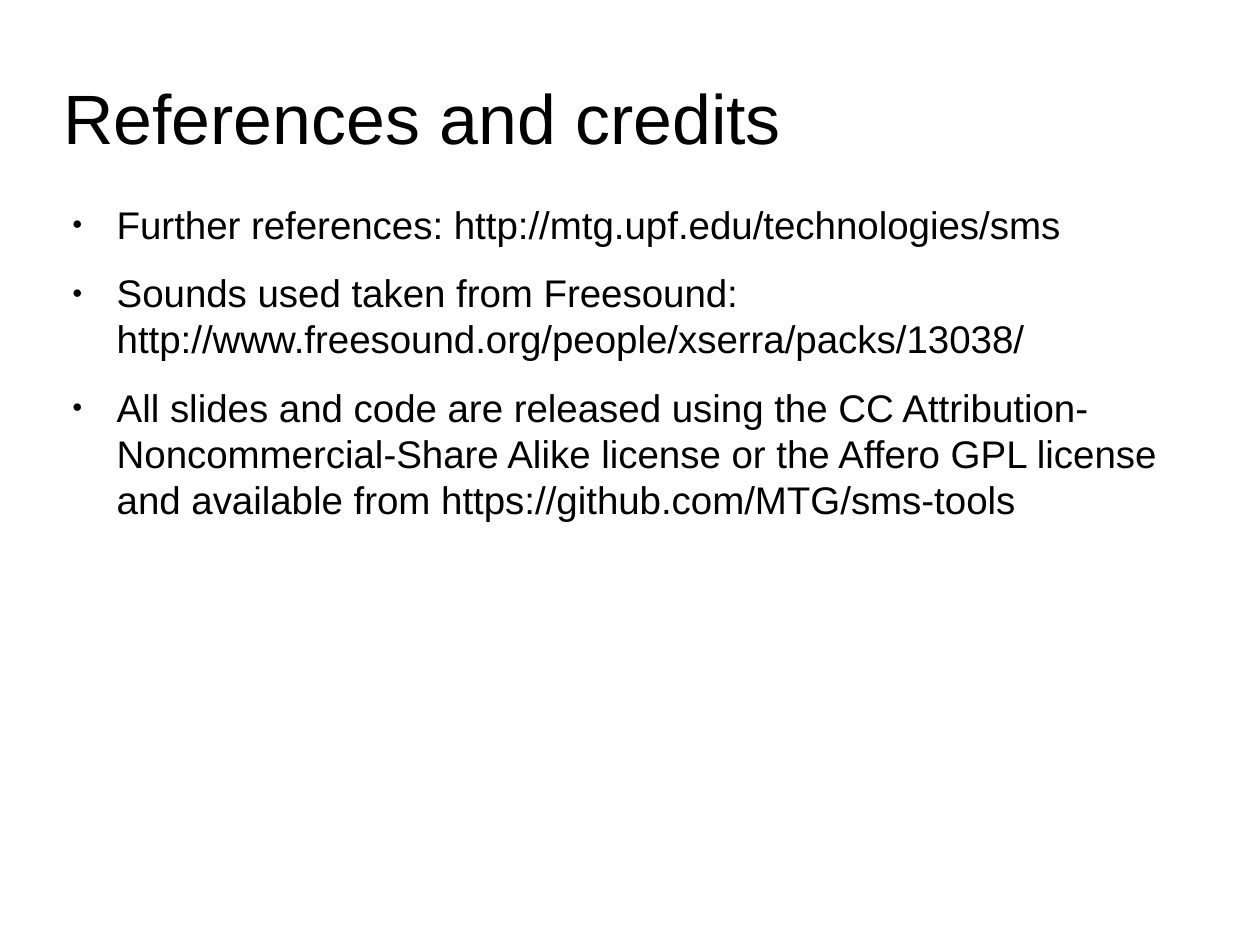
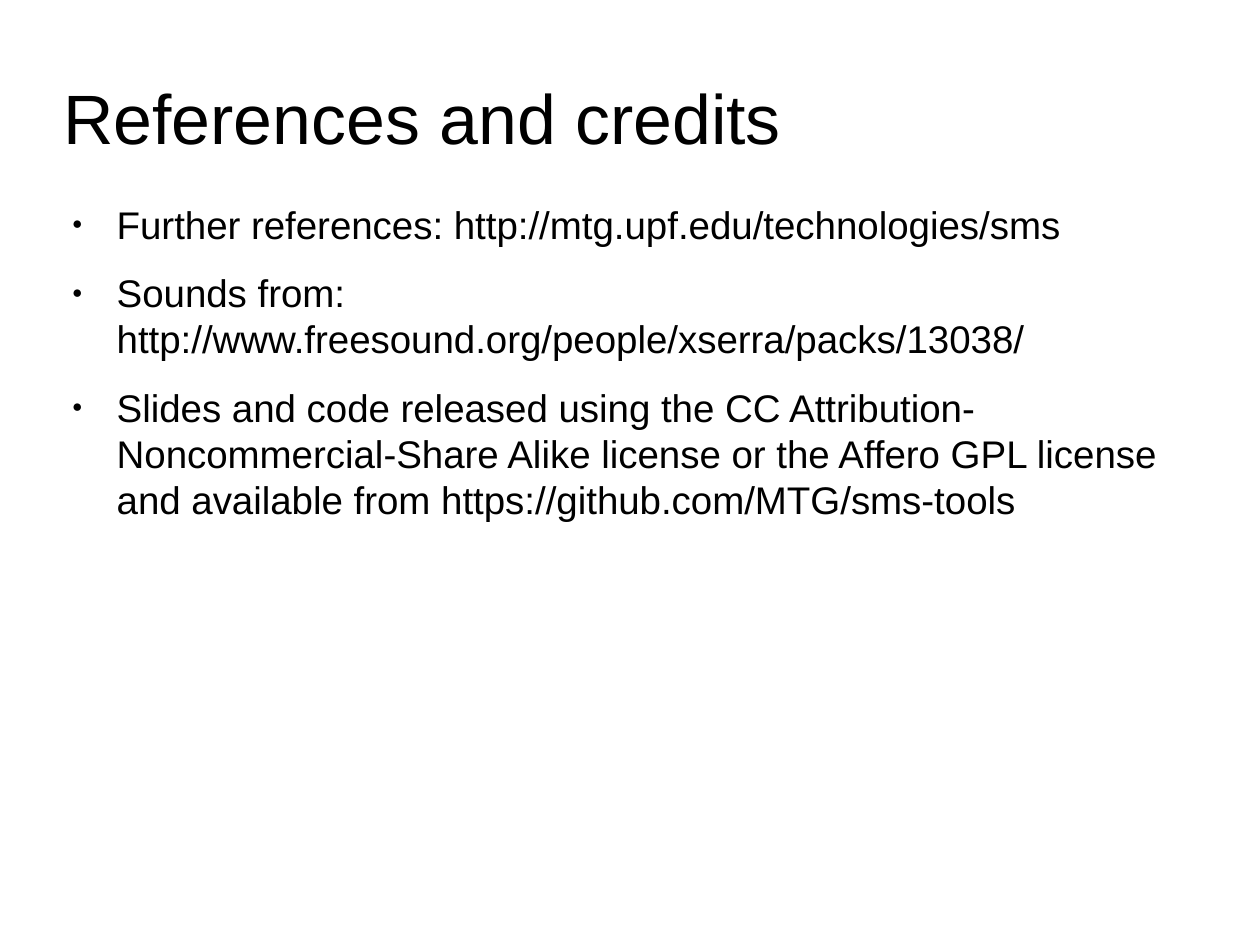
Before and after one commit to MTG/sms-tools, a slide deck: slide 13 of lectures/7-Sinusoidal-plus-residual-model/Sinusoidal-plus-residual-model.odp. Drawn at 1260x945 pixels with LibreOffice and Linux fonts; fonts in the diff are those of the drawing. Boxes give left, top, right and bottom in pixels: in the first picture for what was removed or moved away, otherwise in the second. Text is boxed around its words. In the diff, an @@ line names an element or a change of style, - is before the commit and + after.

```diff
--- a/lectures/7-Sinusoidal-plus-residual-model/Sinusoidal-plus-residual-model.odp
+++ b/lectures/7-Sinusoidal-plus-residual-model/Sinusoidal-plus-residual-model.odp
@@ text at <box>117,279,1157,522</box>: text changed @@
-● Sounds used taken from Freesound: http://www.freesound.org/people/xserra/packs/13038/
-● All slides and code are released using the CC Attribution-Noncommercial-Share Alike license or the Affero GPL license and available from https://github.com/MTG/sms-tools
+● Sounds from: http://www.freesound.org/people/xserra/packs/13038/
+● Slides and code released using the CC Attribution-Noncommercial-Share Alike license or the Affero GPL license and available from https://github.com/MTG/sms-tools
```
Also in this commit, not shown: 4 other slides changed, 3 other files.
